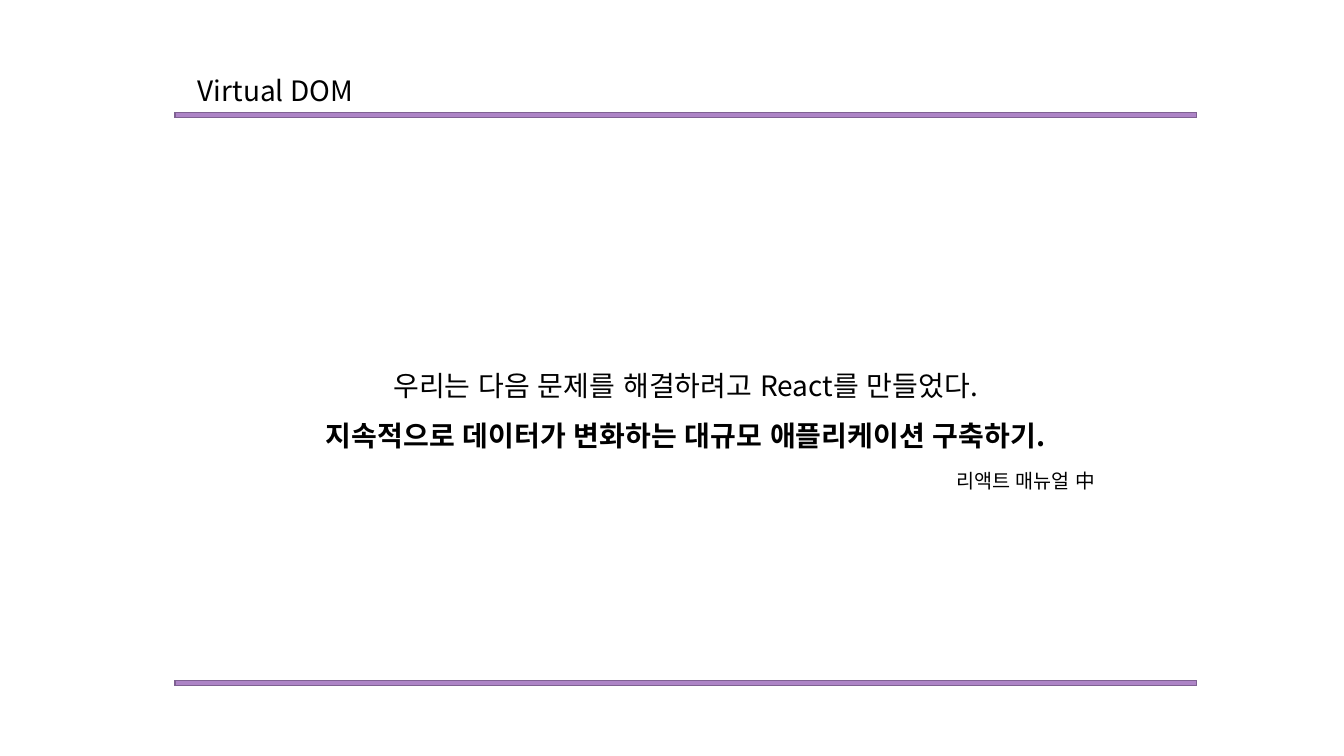
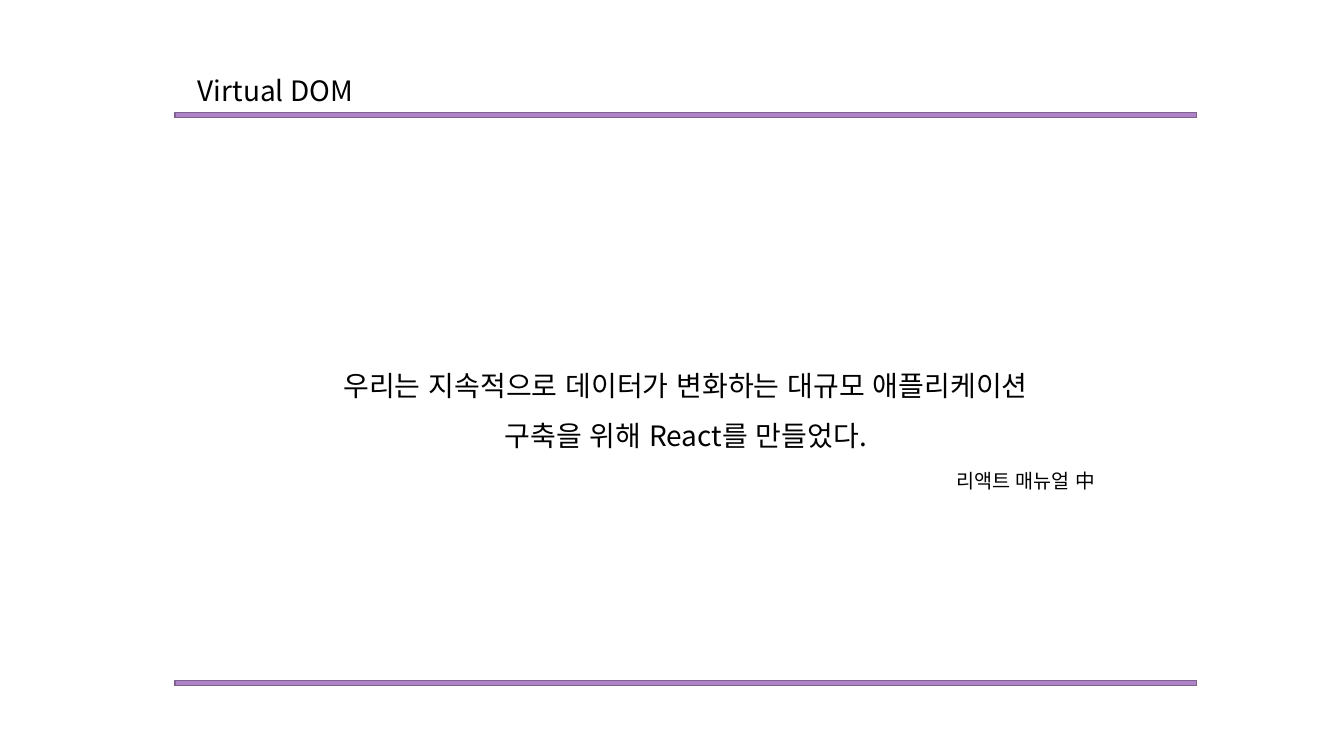
Before and after one commit to Mikusnuz/MyPractice, a slide deck: slide 9 of Study/6. React.pptx. Drawn at 1344x756 pixels with LibreOffice and Linux fonts; fonts in the diff are those of the drawing. Boxes give left, top, right and bottom in pixels: in the first picture for what was removed or moved away, otherwise in the second. Text is boxed around its words. In the diff, an @@ line names an element or a change of style, - is before the commit and + after.

```diff
--- a/Study/6. React.pptx
+++ b/Study/6. React.pptx
@@ text at bbox=[343, 372, 1028, 449]: text changed; bold off @@
-우리는 다음 문제를 해결하려고 React를 만들었다.
-지속적으로 데이터가 변화하는 대규모 애플리케이션 구축하기.
+우리는 지속적으로 데이터가 변화하는 대규모 애플리케이션
+구축을 위해 React를 만들었다.
```
Also in this commit, not shown: 3 other slides changed, 7 slides added, 1 slide removed, 5 other files.
